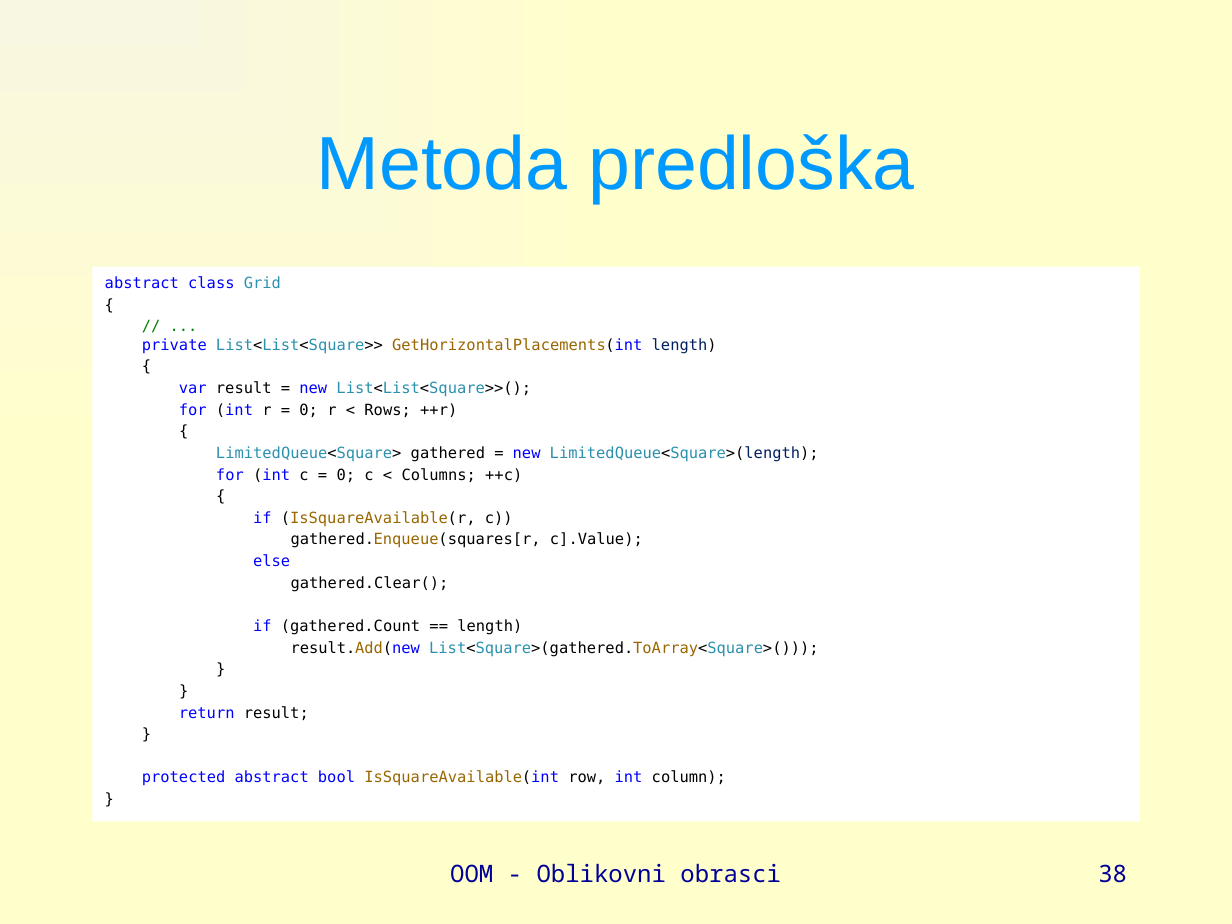
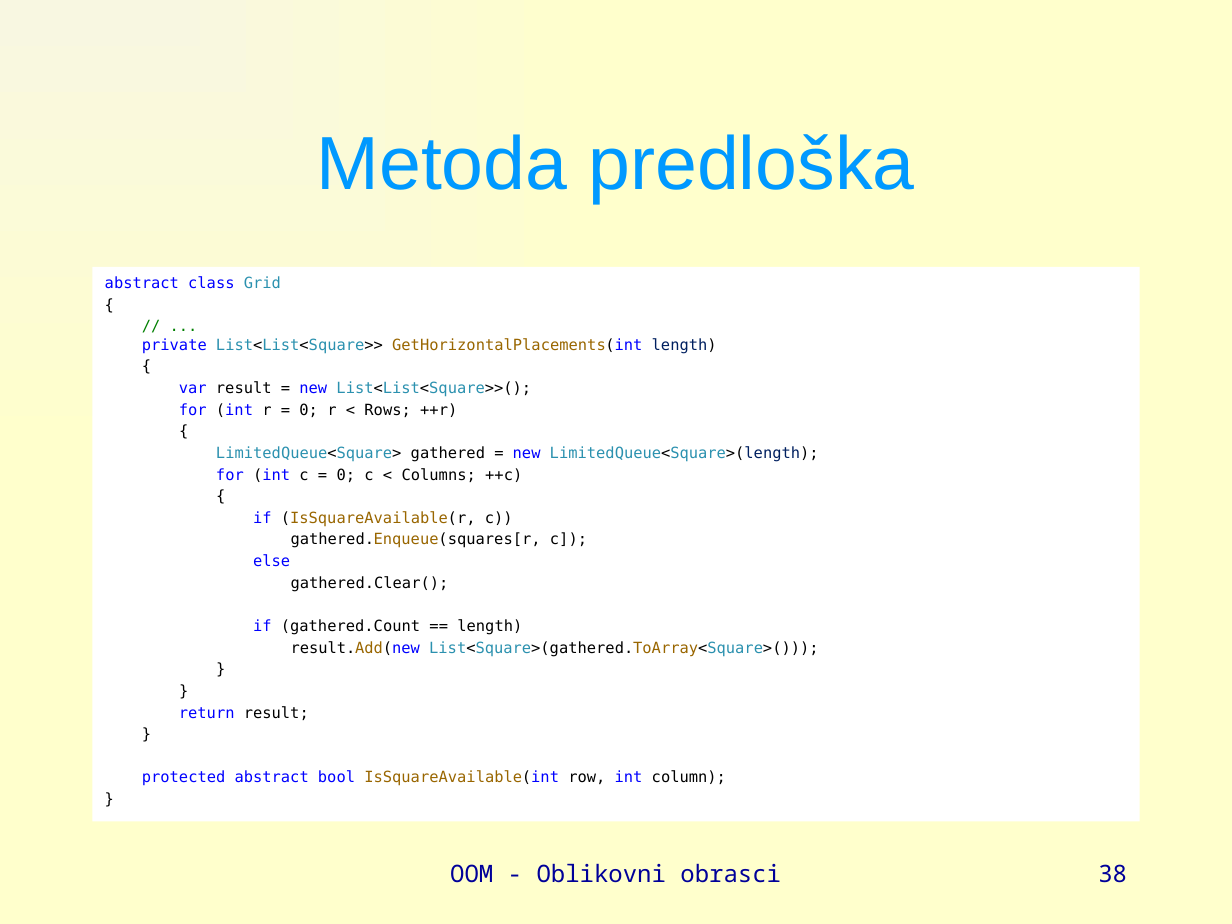
Before and after one commit to vsite-oom/DesignPatterns, a slide deck: slide 38 of docs/Design patterns.pptx. Drawn at 1232x924 pixels with LibreOffice and Linux fonts; fonts in the diff are those of the drawing. Boxes give left, top, right and bottom in pixels: in the first picture for what was removed or moved away, otherwise in the second. Text is boxed around its words. In the diff, an @@ line names an element or a change of style, - is before the commit and + after.

```diff
--- a/docs/Design patterns.pptx
+++ b/docs/Design patterns.pptx
@@ text at (x1=291, y1=532, x2=587, y2=548): text changed @@
-gathered.Enqueue(squares[r, c].Value);
+gathered.Enqueue(squares[r, c]);
```
Also in this commit, not shown: 1 other slide changed, 4 other files.
